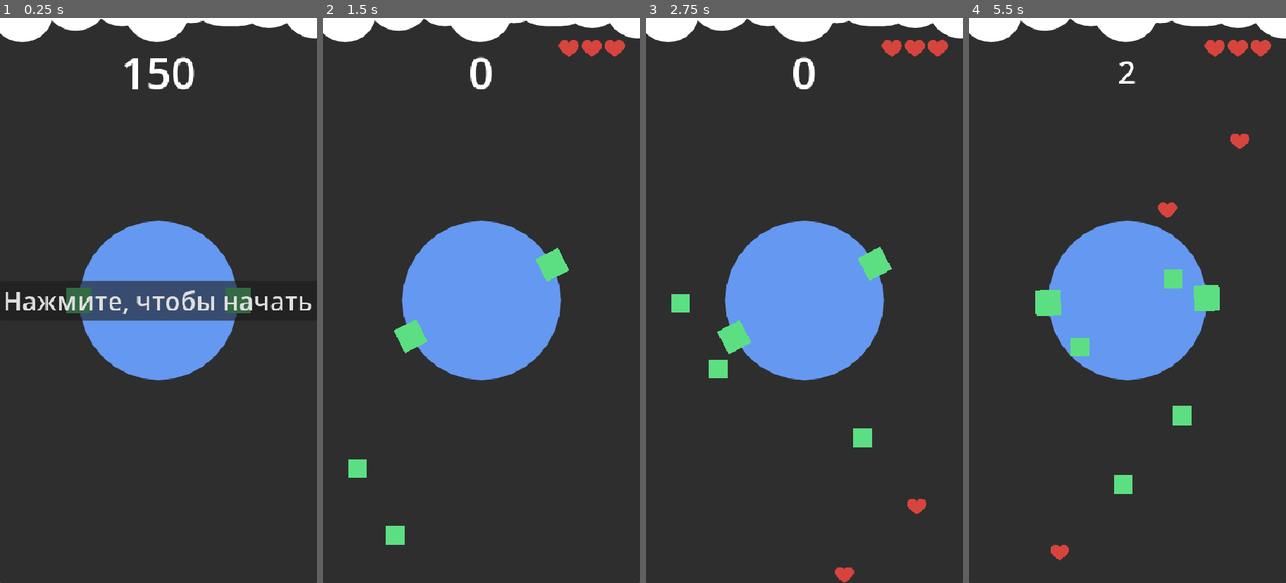
Above: before the commit, frames 1-4 (left to right).
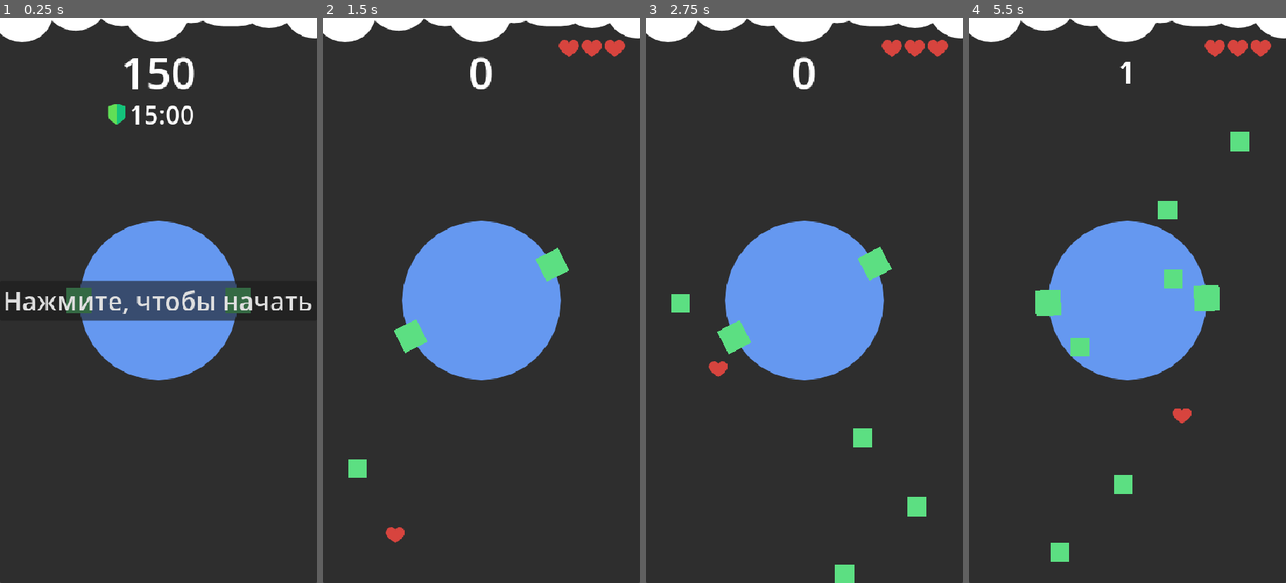
Above: after the commit, the same moments.

Repository: kotofeyy/CircleBattle
Game: Godot game, scene res://main.tscn
Two runs of this game, one before a commit and one after it. Both use one fixed random seed, a clock stepped at 60 frames per second and the inputs below.
Inputs (mouse positions are in pixels of both pictures, inside the frame that each line leads up to):
- Up to frame 1 (0.25 s): no input
- Up to frame 2 (1.5 s): click "Нажмите, чтобы начать" at 0.5 s; move the mouse to (551, 272) at 1.27 s; press the mouse at (551, 272) at 1.28 s
- Up to frame 3 (2.75 s): move the mouse to (741, 328) at 2.02 s; release the mouse at (741, 328) at 2.03 s; click (741, 328) at 2.1 s
- Up to frame 4 (5.5 s): move the mouse to (1159, 176) at 2.77 s; press the mouse at (1159, 176) at 2.78 s; move the mouse to (1111, 413) at 3.52 s; release the mouse at (1111, 413) at 3.53 s; click (1111, 413) at 3.6 s; move the mouse to (1222, 385) at 4.27 s; press the mouse at (1222, 385) at 4.28 s; move the mouse to (1032, 215) at 5.02 s; release the mouse at (1032, 215) at 5.03 s; click (1032, 215) at 5.1 s

The runs differ from the first frame. In frame 1, 0.5% of the frame differs, in the area x 34-61%, y 15-19%; in frame 2, 0.2%; in frame 3, 0.6%; in frame 4, 0.9%, in the area x 25-89%, y 7-97%.

Commit message:
механика щита

Diff:
--- a/code/enemy.gd
+++ b/code/enemy.gd
@@ -4,6 +4,7 @@
 const ELEMENT_ENEMY = preload("uid://bd5ah7dx2gsdr")
 const ELEMENT_FRIEND = preload("uid://nhx7jgro50t")
 const ELEMENT_HEALTH = preload("uid://ciuglsimu31u0")
+const ELEMENT_SHIELD = preload("uid://b8mji4xrullv")
 
 
 @export var speed: int = 150
@@ -11,13 +12,14 @@
 
 signal area_entered
 
-var type_element = "friend" ## friend or enemy or heart
+var type_element = "friend" ## friend or enemy or heart or shield
 
 
 func _ready() -> void:
 	if type_element == "friend": add_theme_stylebox_override("panel", ELEMENT_FRIEND)
 	if type_element == "heart": add_theme_stylebox_override("panel", ELEMENT_HEALTH)
 	if type_element == "enemy": add_theme_stylebox_override("panel", ELEMENT_ENEMY)
+	if type_element == "shield": add_theme_stylebox_override("panel", ELEMENT_SHIELD)
 
 	var tween = get_tree().create_tween()
 	tween.tween_property(self, "position:y", -50, 4.5)
--- a/code/main.gd
+++ b/code/main.gd
@@ -3,7 +3,7 @@
 @onready var enemy_prefub: PackedScene = preload("res://enemy.tscn")
 @onready var heart_preload: PackedScene = preload("res://heart.tscn")
 
-@onready var panel: Panel = $Panel
+@onready var panel: Panel = $CircleElements
 @onready var score_label: Label = $ScoreLabel
 @onready var audio_stream_player_succes: AudioStreamPlayer = $AudioStreamPlayerSucces
 @onready var audio_stream_player_wrong: AudioStreamPlayer = $AudioStreamPlayerWrong
@@ -12,14 +12,28 @@
 @onready var end_game_panel: Panel = $EndGamePanel
 @onready var start_game_button: Button = $StartGameButton
 @onready var final_scores_label: Label = $EndGamePanel/MarginContainer/VBoxContainer/FinalScoresLabel
+@onready var shield_1: Panel = $CircleElements/Element/Shield
+@onready var shield_2: Panel = $CircleElements/Element2/Shield
+
+@onready var area_2d_shield_1: Area2D = $CircleElements/Element/Shield/Area2D
+@onready var area_2d_shield_2: Area2D = $CircleElements/Element2/Shield/Area2D
+@onready var timer: Timer = $Timer
+@onready var timer_label: Label = $TimerControl/HBoxContainer/TimerLabel
+@onready var timer_control: Control = $TimerControl
+
+
 
 
 var direction: bool
 var scores = 0
-var chance_spawn_eneemy = 0.15
-var chance_spawn_heart = 0.30
+var chance_spawn_enemy = 0.15
+var chance_spawn_shield = 0.2
+var chance_spawn_heart = 0.9
+var chance_spawn_friend = 0.5
+var spawn_interval = 0.5
 var health = 3
 var game_is_start = false
+var shield_is_enabled = false
 
 
 func _ready() -> void:
@@ -28,12 +42,34 @@
 
 func _physics_process(delta: float) -> void:
 	if game_is_start:
+		if scores > 30:
+			spawn_interval = 0.4
+		if scores > 60:
+			spawn_interval = 0.3
+		if scores > 70:
+			spawn_interval = 0.2
+
+		if shield_is_enabled:
+			enable_shield()
+			timer_control.visible = true
+		else:
+			disable_shield()
+			timer_control.visible = false
+
 		if direction:
 			panel.rotation_degrees += 50 * delta
 		else:
 			panel.rotation_degrees -= 50 * delta
 	else:
 		clear_enemies()
+	if not timer.is_stopped():
+		var time = timer.time_left
+
+		var seconds = int(time)
+		var m_seconds = int((time - seconds) * 100)
+
+		# Форматируем: %02d значит "минимум 2 цифры, если меньше — подставить 0"
+		timer_label.text = "%02d:%02d" % [seconds, m_seconds]
 
 
 func _unhandled_input(event: InputEvent) -> void:
@@ -46,47 +82,54 @@
 	while game_is_start:
 		var position_x = randi_range(0, screen_size.x - 40)
 		var chance = randf()
+		print("chance - ", chance)
 		var enemy: Enemy = enemy_prefub.instantiate()
 		enemy.area_entered.connect(on_area_entered)
-		if chance < chance_spawn_eneemy:
+		if chance < chance_spawn_enemy:
 			enemy.type_element = "enemy"
-		else:
-			if chance < chance_spawn_heart:
-
-				enemy.type_element = "heart"
-			else:
-				enemy.type_element = "friend"
+
+		if chance > chance_spawn_enemy and chance < chance_spawn_shield:
+			enemy.type_element = "shield"
+		if chance > chance_spawn_shield and chance < chance_spawn_friend:
+			enemy.type_element = "friend"
+		if chance > chance_spawn_heart:
+			enemy.type_element = "heart"
+		#else:
+			#enemy.type_element = "friend"
 		add_child(enemy)
 		enemy.position = Vector2(position_x, screen_size.y)
 
-		await get_tree().create_timer(0.5).timeout
+		await get_tree().create_timer(spawn_interval).timeout
 
 		if !game_is_start: return
 
 
 func on_area_entered(type, pos) -> void:
-	print("health - ", health)
 	animated_sprite_2d_hit.position = pos
 	animated_sprite_2d_hit.play("hit_white")
 	if type == "friend":
 		audio_stream_player_succes.play()
 		scores += 1
 		score_label_shake()
-		if scores > 10:
-			chance_spawn_eneemy = 0.25
 	if type == "heart":
 		audio_stream_player_succes.play()
 		if health < 3:
 			health += 1
 			add_heart()
+	if type == "shield":
+		audio_stream_player_succes.play()
+		shield_is_enabled = true
+		timer.start()
 	if type == "enemy":
-		audio_stream_player_wrong.play()
-		health -= 1
-		remove_heart()
-		score_label_wrong()
-		if health < 1:
-			game_is_start = false
-			end_game_panel.visible = true
+		if shield_is_enabled: audio_stream_player_succes.play()
+		else:
+			audio_stream_player_wrong.play()
+			health -= 1
+			remove_heart()
+			score_label_wrong()
+			if health < 1:
+				game_is_start = false
+				end_game_panel.visible = true
 
 	score_label.text = str(scores)
 	final_scores_label.text = "Очков: " + str(scores)
@@ -150,3 +193,22 @@
 func _on_start_game_button_pressed() -> void:
 	start_game()
 	start_game_button.visible = false
+
+
+func enable_shield() -> void:
+	shield_1.visible = true
+	shield_2.visible = true
+	area_2d_shield_1.set_deferred("monitorable", true)
+	area_2d_shield_2.set_deferred("monitorable", true)
+
+
+
+func disable_shield() -> void:
+	shield_1.visible = false
+	shield_2.visible = false
+	area_2d_shield_1.set_deferred("monitorable", false)
+	area_2d_shield_2.set_deferred("monitorable", false)
+
+
+func _on_timer_timeout() -> void:
+	shield_is_enabled = false
--- a/main.tscn
+++ b/main.tscn
@@ -7,6 +7,7 @@
 [ext_resource type="AudioStream" uid="uid://bl0farenm73op" path="res://sounds/476177__unadamlar__wrong-choice.wav" id="5_lquwl"]
 [ext_resource type="Texture2D" uid="uid://cm12x7ldcsk6u" path="res://sprites/hit_white.png" id="6_7mycd"]
 [ext_resource type="Texture2D" uid="uid://b06pubdaulyx0" path="res://sprites/refresh.png" id="7_272bh"]
+[ext_resource type="Texture2D" uid="uid://pl8e52xnocs7" path="res://sprites/shield.png" id="8_5vw27"]
 
 [sub_resource type="StyleBoxFlat" id="StyleBoxFlat_7dm0k"]
 bg_color = Color(0.3954539, 0.5960563, 0.9408558, 1)
@@ -17,6 +18,15 @@
 
 [sub_resource type="RectangleShape2D" id="RectangleShape2D_ig7tw"]
 size = Vector2(40, 40)
+
+[sub_resource type="StyleBoxFlat" id="StyleBoxFlat_efxa6"]
+bg_color = Color(0.30588236, 0.6784314, 0.5686275, 0.40784314)
+corner_radius_top_left = 200
+corner_radius_top_right = 200
+corner_radius_bottom_right = 200
+corner_radius_bottom_left = 200
+
+[sub_resource type="CircleShape2D" id="CircleShape2D_272bh"]
 
 [sub_resource type="RectangleShape2D" id="RectangleShape2D_0xm2m"]
 size = Vector2(40, 40)
@@ -189,7 +199,7 @@
 mouse_filter = 2
 theme_override_styles/panel = SubResource("StyleBoxFlat_7dm0k")
 
-[node name="Panel" type="Panel" parent="." unique_id=810005137]
+[node name="CircleElements" type="Panel" parent="." unique_id=810005137]
 self_modulate = Color(1, 1, 1, 0)
 custom_minimum_size = Vector2(200, 200)
 layout_mode = 1
@@ -207,7 +217,7 @@
 pivot_offset_ratio = Vector2(0.5, 0.5)
 mouse_filter = 2
 
-[node name="Element" type="Panel" parent="Panel" unique_id=788550441]
+[node name="Element" type="Panel" parent="CircleElements" unique_id=788550441]
 layout_mode = 1
 anchors_preset = 8
 anchor_left = 0.5
@@ -224,13 +234,32 @@
 mouse_filter = 2
 theme_override_styles/panel = ExtResource("2_1bvp3")
 
-[node name="Area2DElement1" type="Area2D" parent="Panel/Element" unique_id=1069797199]
-
-[node name="CollisionShape2DElement1" type="CollisionShape2D" parent="Panel/Element/Area2DElement1" unique_id=666998756]
+[node name="Area2DElement1" type="Area2D" parent="CircleElements/Element" unique_id=1069797199]
+
+[node name="CollisionShape2DElement1" type="CollisionShape2D" parent="CircleElements/Element/Area2DElement1" unique_id=666998756]
 position = Vector2(20, 20)
 shape = SubResource("RectangleShape2D_ig7tw")
 
-[node name="Element2" type="Panel" parent="Panel" unique_id=1908092260]
+[node name="Shield" type="Panel" parent="CircleElements/Element" unique_id=1943079620]
+visible = false
+layout_mode = 0
+offset_left = -50.0
+offset_top = -50.0
+offset_right = 90.0
+offset_bottom = 90.0
+mouse_filter = 2
+theme_override_styles/panel = SubResource("StyleBoxFlat_efxa6")
+
+[node name="Area2D" type="Area2D" parent="CircleElements/Element/Shield" unique_id=635719119]
+monitoring = false
+monitorable = false
+
+[node name="CollisionShape2D" type="CollisionShape2D" parent="CircleElements/Element/Shield/Area2D" unique_id=786272702]
+position = Vector2(70, 70)
+scale = Vector2(7, 7)
+shape = SubResource("CircleShape2D_272bh")
+
+[node name="Element2" type="Panel" parent="CircleElements" unique_id=1908092260]
 layout_mode = 1
 anchors_preset = 8
 anchor_left = 0.5
@@ -247,9 +276,28 @@
 mouse_filter = 2
 theme_override_styles/panel = ExtResource("2_1bvp3")
 
-[node name="Area2DElement2" type="Area2D" parent="Panel/Element2" unique_id=462463089]
-
-[node name="CollisionShape2DElement2" type="CollisionShape2D" parent="Panel/Element2/Area2DElement2" unique_id=1269300167]
+[node name="Shield" type="Panel" parent="CircleElements/Element2" unique_id=97189527]
+visible = false
+layout_mode = 0
+offset_left = -50.0
+offset_top = -50.0
+offset_right = 90.0
+offset_bottom = 90.0
+mouse_filter = 2
+theme_override_styles/panel = SubResource("StyleBoxFlat_efxa6")
+
+[node name="Area2D" type="Area2D" parent="CircleElements/Element2/Shield" unique_id=1945982656]
+monitoring = false
+monitorable = false
+
+[node name="CollisionShape2D" type="CollisionShape2D" parent="CircleElements/Element2/Shield/Area2D" unique_id=1614778998]
+position = Vector2(70, 70)
+scale = Vector2(7, 7)
+shape = SubResource("CircleShape2D_272bh")
+
+[node name="Area2DElement2" type="Area2D" parent="CircleElements/Element2" unique_id=462463089]
+
+[node name="CollisionShape2DElement2" type="CollisionShape2D" parent="CircleElements/Element2/Area2DElement2" unique_id=1269300167]
 position = Vector2(20, 20)
 shape = SubResource("RectangleShape2D_0xm2m")
 
@@ -442,5 +490,45 @@
 theme_override_font_sizes/font_size = 40
 text = "Нажмите, чтобы начать"
 
+[node name="Timer" type="Timer" parent="." unique_id=2136112891]
+wait_time = 15.0
+
+[node name="TimerControl" type="Control" parent="." unique_id=1214751806]
+layout_mode = 1
+anchors_preset = 5
+anchor_left = 0.5
+anchor_right = 0.5
+offset_left = -33.0
+offset_top = 131.0
+offset_right = 7.0
+offset_bottom = 171.0
+grow_horizontal = 2
+
+[node name="HBoxContainer" type="HBoxContainer" parent="TimerControl" unique_id=1028578323]
+layout_mode = 1
+anchors_preset = 15
+anchor_right = 1.0
+anchor_bottom = 1.0
+grow_horizontal = 2
+grow_vertical = 2
+alignment = 1
+
+[node name="TextureRect" type="TextureRect" parent="TimerControl/HBoxContainer" unique_id=2139526249]
+layout_mode = 2
+size_flags_horizontal = 4
+size_flags_vertical = 4
+texture = ExtResource("8_5vw27")
+
+[node name="TimerLabel" type="Label" parent="TimerControl/HBoxContainer" unique_id=701461259]
+z_index = 1
+custom_minimum_size = Vector2(100, 0)
+layout_mode = 2
+size_flags_horizontal = 4
+theme_override_font_sizes/font_size = 40
+text = "15:00"
+horizontal_alignment = 1
+vertical_alignment = 1
+
 [connection signal="pressed" from="EndGamePanel/MarginContainer/RestartGameButton" to="." method="_on_restart_game_button_pressed"]
 [connection signal="pressed" from="StartGameButton" to="." method="_on_start_game_button_pressed"]
+[connection signal="timeout" from="Timer" to="." method="_on_timer_timeout"]
--- /dev/null
+++ b/themes/element_shield.tres
@@ -0,0 +1,6 @@
+[gd_resource type="StyleBoxTexture" format=3 uid="uid://b8mji4xrullv"]
+
+[ext_resource type="Texture2D" uid="uid://pl8e52xnocs7" path="res://sprites/shield.png" id="1_cssc1"]
+
+[resource]
+texture = ExtResource("1_cssc1")
Binary file added: sprites/shield.png
Not shown, added: sprites/shield.png.import
